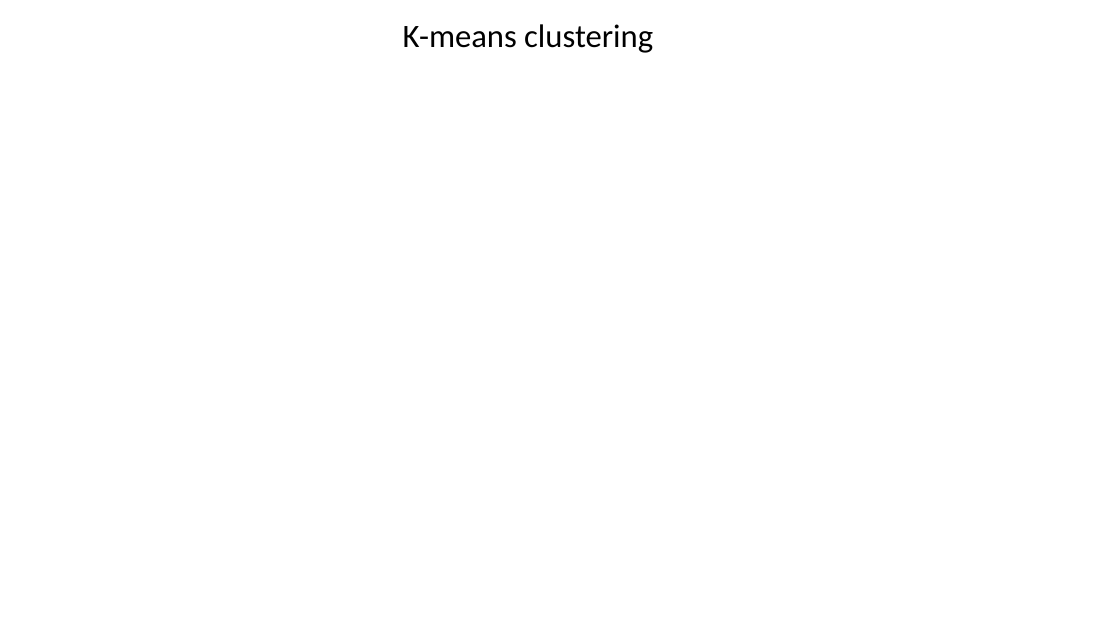
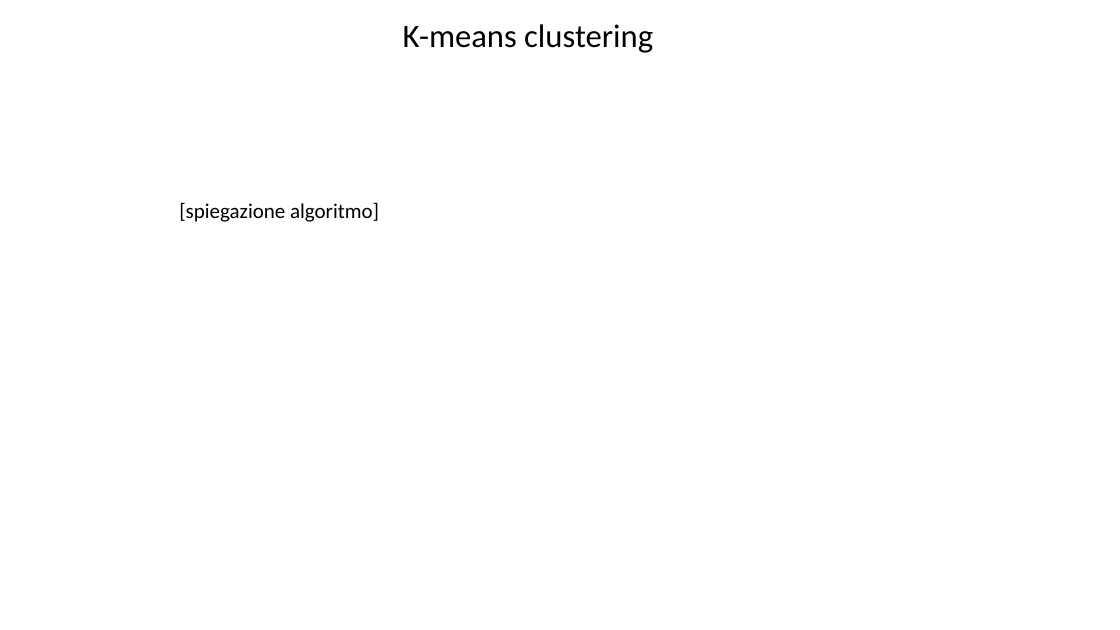
Before and after one commit to Teolul/Dot_Patterns_Perceptual_Grouping_RDG_vs_K-means, a slide deck: slide 4 of presentation.pptx. Drawn at 1120x630 pixels with LibreOffice and Linux fonts; fonts in the diff are those of the drawing; background and template pictures are left out. Boxes give left, top, right and bottom in pixels: in the first picture for what was removed or moved away, otherwise in the second. Text is boxed around its words. In the diff, an @@ line names an element or a change of style, - is before the commit and + after.

Commit message:
Updated presentation

```diff
--- a/presentation.pptx
+++ b/presentation.pptx
@@ text added at (179,202,379,222), 18 pt, text #000000 @@
+[spiegazione algoritmo]
```
Also in this commit, not shown: 1 slide added, 2 other files.
